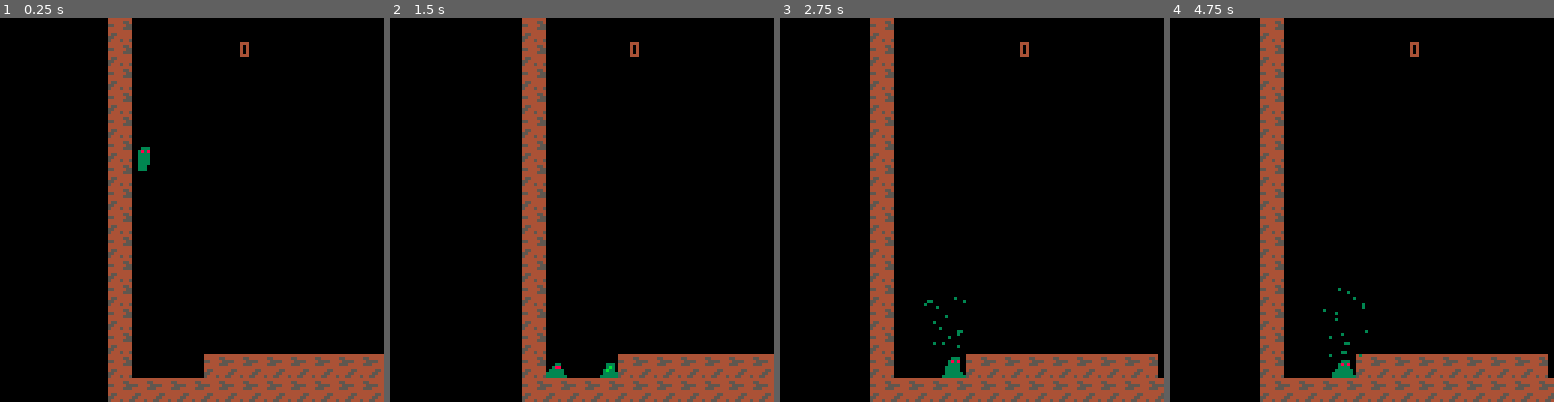
Above: before the commit, frames 1-4 (left to right).
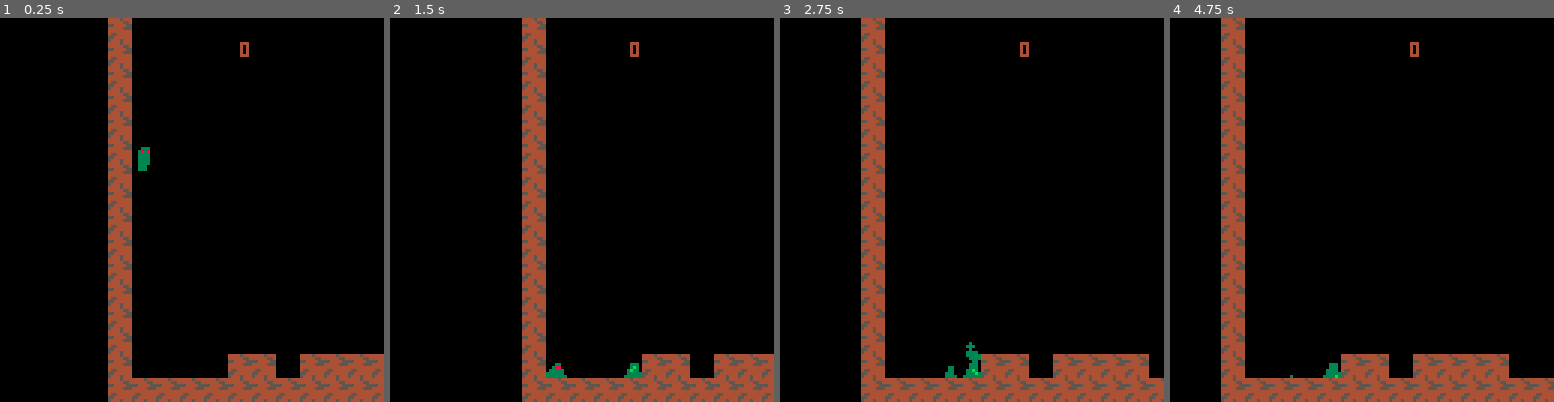
Above: after the commit, the same moments.

Repository: Mastoast/LDJam56
Game: PICO-8 cartridge ld56.p8
Same seed, same stepped clock (60 frames per second), same inputs: the game is played once before the commit and once after it.
Inputs:
- Up to frame 1 (0.25 s): no input
- Up to frame 2 (1.5 s): tap X (X key) at 0.33, 1.07 s; tap O (Z key) at 0.7 s
- Up to frame 3 (2.75 s): hold Right 1.6-2.1 s; tap O (Z key) at 1.7, 2.1, 2.5 s; tap X (X key) at 1.85 s; hold Up 2.15-2.42 s; hold Right from 2.47 s (still down)
- Up to frame 4 (4.75 s): tap O (Z key) every 0.4 s from 2.9 to 4.5 s; tap X (X key) at 2.97, 4.08 s; release Right at 3.03 s; hold Left 3.08-3.58 s; hold Down 3.63-3.97 s; hold Right 4.02-4.68 s; hold Up from 4.73 s (still down)

The runs differ from the first frame. In frame 1, 1.2% of the frame differs, in the area x 31-97%, y 0-100%; in frame 2, 1.3%; in frame 3, 11%; in frame 4, 17%, in the area x 13-100%, y 0-100%.

Commit message:
Add shrink balance

Diff:
--- a/blob.lua
+++ b/blob.lua
@@ -6,8 +6,35 @@
 blob.acc = 0.4
 blob.friction = 0.8
 blob.nbscale = 1
+blob.state = 1 -- 1 = normal, 2 = resize
 
 function blob.update(self)
+    local on_ground = self:check_solid(0, 1)
+    if on_ground and btn(⬇️) then
+        self.state = 2
+    else
+        self.state = 1
+    end
+
+    if self.state == 1 then
+        self:update_normal()
+    else
+        self:update_resize()
+    end
+end
+
+function blob.update_resize(self)
+    if btnp(➡️) and self.hit_w > 2*self.nbscale then
+        self.hit_w -= self.nbscale
+        self.hit_h += self.nbscale
+        self.y -= self.nbscale
+    elseif btnp(⬅️) and self.hit_h > 2*self.nbscale then
+        self.hit_h -= self.nbscale
+        self.hit_w += self.nbscale
+    end
+end
+
+function blob.update_normal(self)
     local on_ground = self:check_solid(0, 1)
 
     local c_acc = self.acc * self.hit_w / 8 * 0.6
@@ -52,19 +79,13 @@
         if o.base == blob_green and self:overlaps(o) and o.hit_w < self.hit_w then
             o.destroyed = true
             spawn_particles(self.hit_w, 2, o.x, o.y, 3)
-            scale_up(self)
+            scale_up(self, self.nbscale, self.nbscale)
         end
     end
 
     -- shoot missile
     if btnp(🅾️) and self.hit_w > 2 then
-        local m = create(missile, self.x + self.hit_w/2, self.y)
-        m.hit_h = self.hit_h - 2*self.nbscale
-        m.hit_w = self.hit_w - 2*self.nbscale
-        m.speed_x = (self.facing * 1.5 + self.speed_x) * self.hit_w / 8
-        m.speed_y = (not btn(⬆️) and -0.5 or -1.5) * self.hit_h / 8
-        if btn(⬆️) and abs(self.speed_x) < 0.2 then m.speed_y, m.speed_x = -2.5, 0 end
-        scale_down(self)
+        self:shoot()
     end
 
     -- move
@@ -77,6 +98,16 @@
     end)
 end
 
+function blob.shoot(self)
+    local m = create(missile, self.x + self.hit_w/2, self.y)
+    m.hit_h = self.hit_h - 2*self.nbscale
+    m.hit_w = self.hit_w - 2*self.nbscale
+    m.speed_x = (self.facing * 1.5 + self.speed_x) * self.hit_w / 8
+    m.speed_y = (not btn(⬆️) and -0.5 or -1.5) * self.hit_h / 8
+    if btn(⬆️) and abs(self.speed_x) < 0.2 then m.speed_y, m.speed_x = -2.5, 0 end
+    scale_down(self, -self.nbscale, -self.nbscale)
+end
+
 function blob.dmg(self)
     self.speed_x = self.facing * -4.2
     self.speed_y = -4
@@ -86,27 +117,32 @@
     m.hit_w = self.hit_w - 2*self.nbscale
     m.speed_x = (-self.facing * 2.5) * self.hit_w / 8
     m.speed_y = -2.0 * self.hit_h / 8
-    scale_down(self)
+    scale_down(self, -self.nbscale, -self.nbscale)
     shake = 10
 end
 
-function scale_up(self)
-    if not self:check_solid(self.facing * self.nbscale, 0) then
-        self.hit_w += self.nbscale
-        self.hit_h += self.nbscale
-        self.x -= self.facing * self.nbscale
-        self.y -= self.nbscale
-    elseif not self:check_solid(-self.facing * self.nbscale, 0) then
-        self.hit_w += self.nbscale
-        self.hit_h += self.nbscale
-        self.y -= self.nbscale
+
+function scale_up(self, x, y)
+    x = x or 1
+    y = y or 1
+    if not self:check_solid(self.facing * x, 0) then
+        self.hit_w += x
+        self.hit_h += y
+        self.x -= self.facing * x
+        self.y -= y
+    elseif not self:check_solid(-self.facing * x, 0) then
+        self.hit_w += x
+        self.hit_h += y
+        self.y -= y
     end
 end
 
-function scale_down(self)
-    if self.hit_w <= self.nbscale then return end
-    self.hit_w -= self.nbscale
-    self.hit_h -= self.nbscale
+function scale_down(self, x, y)
+    x = x or -1
+    y = y or -1
+    if self.hit_w - x <= self.nbscale or self.hit_h - y <= self.nbscale then return end
+    self.hit_w += x
+    self.hit_h += y
 end
 
 function blob.draw(self)
--- a/ld56.p8
+++ b/ld56.p8
@@ -19,14 +19,14 @@
 00700700033333000333333000333300003333000003300003330000000003300000000000000000000000011000000001551001100155100000500000000000
 00000000033333303333333000333300003330000003300033300000000033000000000000000000000000000000000001510000000015100000000000000000
 00000000333333333333333303333330003330000003300033000000000000000000000000000000000000000000000000100000000001000000000000000000
-44444444000000000000000000000000000000000000000000000000000000000000000000000000000000000000000000000000000000000000000000000000
+44445444000000000000000000000000000000000000000000000000000000000000000000000000000000000000000000000000000000000000000000000000
 44444554000333000003330000000000000000000000000000000000000000000000000000000000000000000000000000000000000000000000000000000000
 55444455003333300033b33000000000000000000000000000000000000000000000000000000000000000000000000000000000000000000000000000000000
 444445550033b330003b333000000000000000000000000000000000000000000000000000000000000000000000000000000000000000000000000000000000
 44444444033b333003b3333000000000000000000000000000000000000000000000000000000000000000000000000000000000000000000000000000000000
 4554444403b3333303b3333300000000000000000000000000000000000000000000000000000000000000000000000000000000000000000000000000000000
 5544444403b333330333333300000000000000000000000000000000000000000000000000000000000000000000000000000000000000000000000000000000
-54445445333333333333333300000000000000000000000000000000000000000000000000000000000000000000000000000000000000000000000000000000
+54445444333333333333333300000000000000000000000000000000000000000000000000000000000000000000000000000000000000000000000000000000
 __gff__
 0000000000000000000000000000000001000000000000000000000000000000000000000000000000000000000000000000000000000000000000000000000000000000000000000000000000000000000000000000000000000000000000000000000000000000000000000000000000000000000000000000000000000000
 0000000000000000000000000000000000000000000000000000000000000000000000000000000000000000000000000000000000000000000000000000000000000000000000000000000000000000000000000000000000000000000000000000000000000000000000000000000000000000000000000000000000000000
@@ -45,5 +45,5 @@
 1000000000000000000000000000000000000000000000000000000000000000000000000000000000000000000000000000000000000000000000000000000000000000000000000000000000000000000000000000000000000000000000000000000000000000000000000000000000000000000000000000000000000000
 1000000000000000000000000000000000000000001010100000000000000000000000000000000000000000000000000000000000000000000000000000000000000000000000000000000000000000000000000000000000000000000000000000000000000000000000000000000000000000000000000000000000000000
 1000000000000000000000000000000000000010101010101000000000000000000000000000000000000000000000000000000000000000000000000000000000000000000000000000000000000000000000000000000000000000000000000000000000000000000000000000000000000000000000000000000000000000
-1000000010101010101010100000000000101010101010101000000000000000000000000000000000000000000000000000000000000000000000000000000000000000000000000000000000000000000000000000000000000000000000000000000000000000000000000000000000000000000000000000000000000000
+1000000000101000101010100000000000101010101010101000000000000000000000000000000000000000000000000000000000000000000000000000000000000000000000000000000000000000000000000000000000000000000000000000000000000000000000000000000000000000000000000000000000000000
 1010101010101010101010101010101010101010101010101010101010101010101010101010100000000000000000000000000000000000000000000000000000000000000000000000000000000000000000000000000000000000000000000000000000000000000000000000000000000000000000000000000000000000
--- a/main.lua
+++ b/main.lua
@@ -42,7 +42,8 @@
     end
 
     -- cam
-    cam.x = lerp(cam.x, player.x - 64 + player.facing * 12, 0.1)
+    local offset_x = player.state == 1 and player.facing * 12 or 0
+    cam.x = lerp(cam.x, player.x - 64 + offset_x, 0.1)
 
     -- screenshake
     shake = max(shake - 1)
--- a/objects.lua
+++ b/objects.lua
@@ -75,7 +75,7 @@
     -- shoot
     if self.cd <= 0 then
         self:shoot()
-        self.cd = rnd(self.max_cd - self.min_cd) + self.min_cd
+        self.cd = rrnd(self.min_cd, self.max_cd)
     else
         self.cd -= 1
     end
